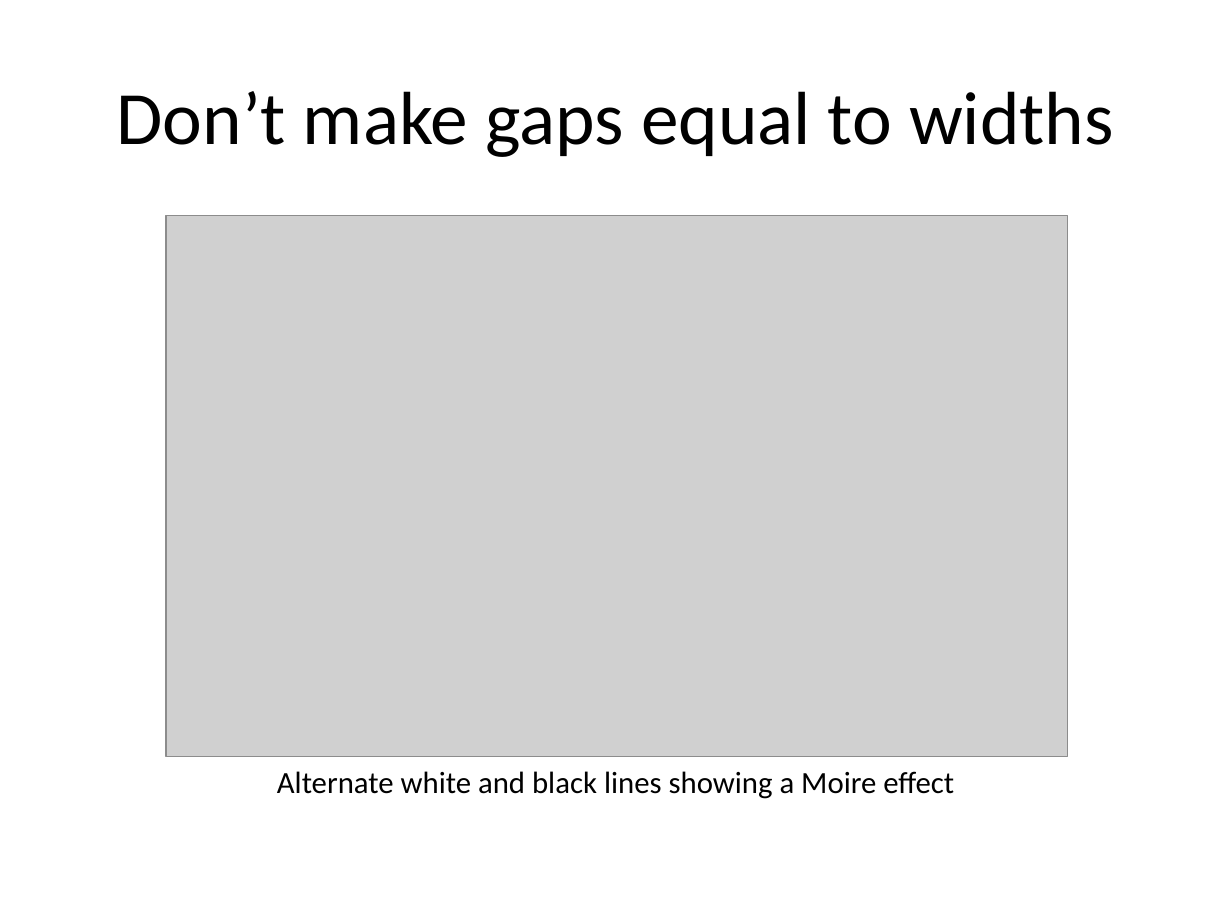
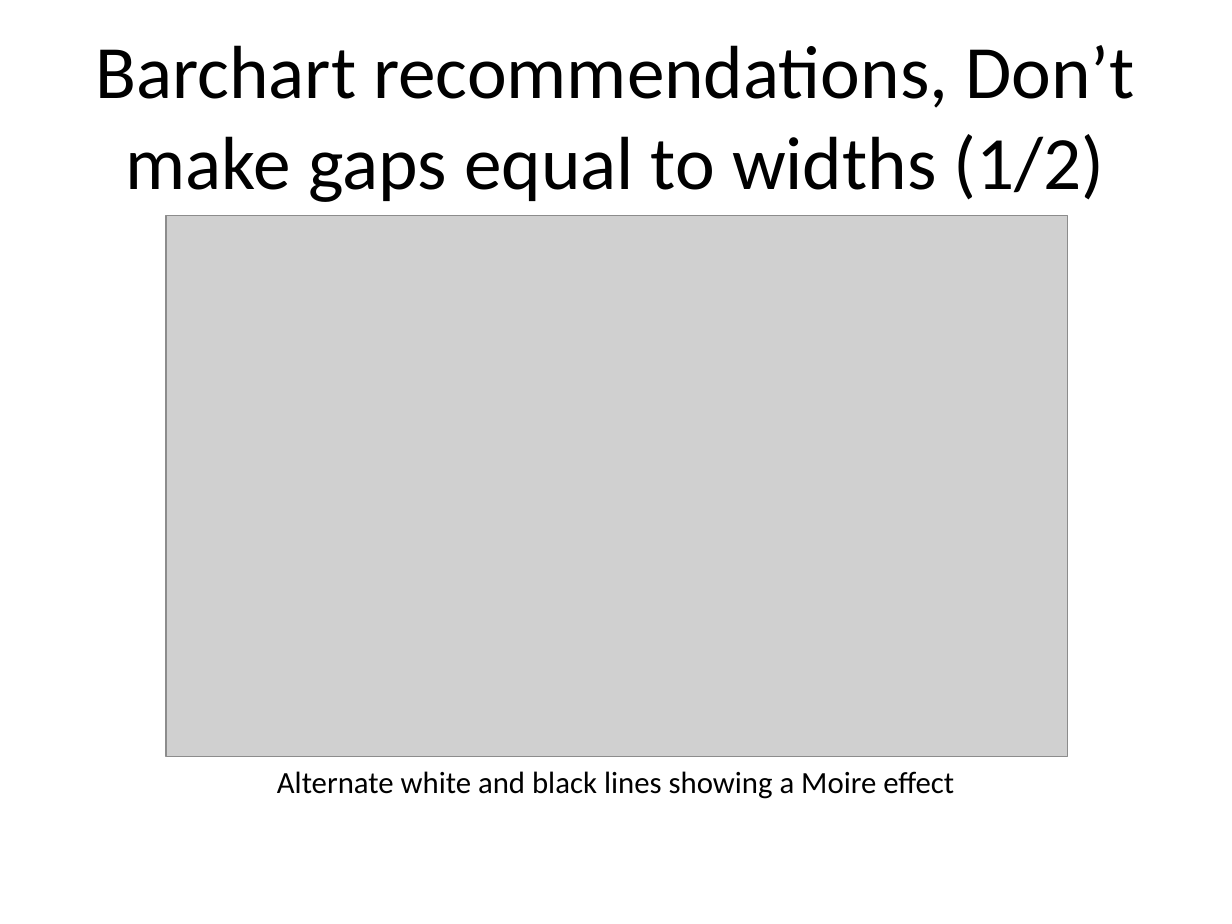
Before and after one commit to pmean/data-visualization, a slide deck: slide 105 of data-viz-02/src/v02-complete-lecture.pptx (slide 61 before the commit). Drawn at 1232x924 pixels with LibreOffice and Linux fonts; fonts in the diff are those of the drawing; grey boxes stand for pictures. Boxes give left, top, right and bottom in pixels: in the first picture for what was removed or moved away, otherwise in the second. Text is boxed around its words. In the diff, an @@ line names an element or a change of style, - is before the commit and + after.

```diff
--- a/data-viz-02/src/v02-complete-lecture.pptx
+++ b/data-viz-02/src/v02-complete-lecture.pptx
@@ title at bbox=[96, 45, 1134, 202]: text changed @@
-Don’t make gaps equal to widths
+Barchart recommendations, Don’t make gaps equal to widths (1/2)
```
Also in this commit, not shown: 88 other slides changed, 15 slides added, 2 slides removed, 20 other files.
